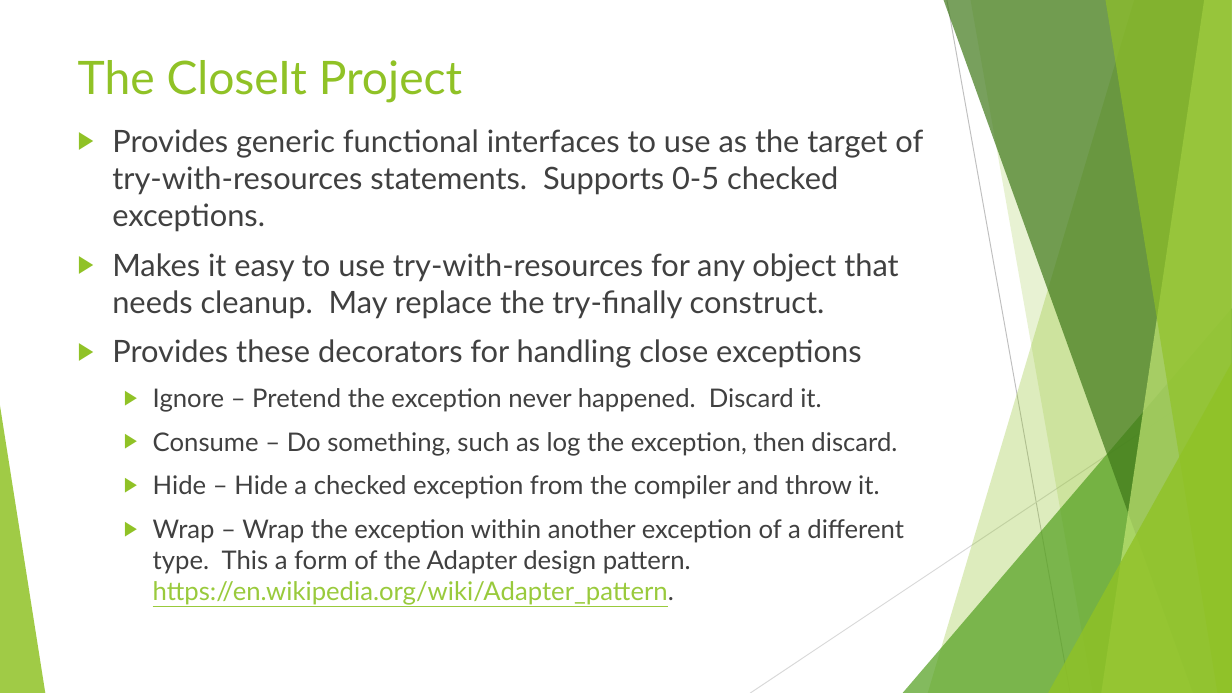
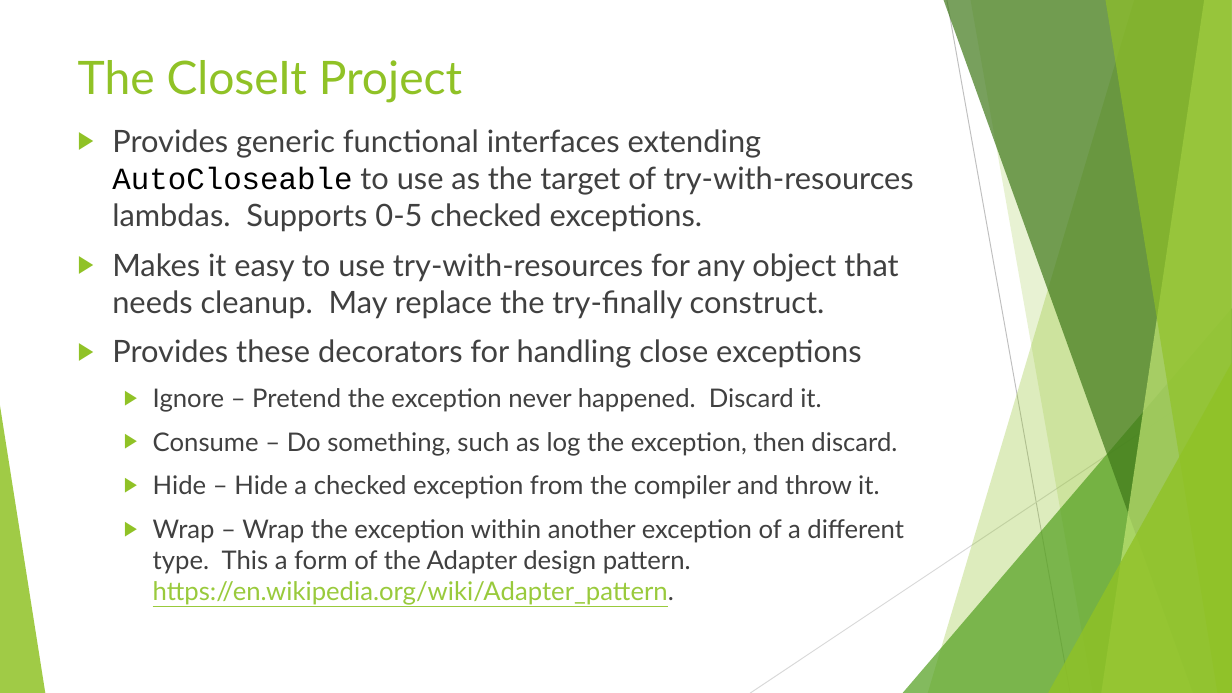
Before and after one commit to RichardRoda/2017-CodePaLOUsa-Lambda, a slide deck: slide 53 of Learning to Love the Lambda in the Stream.pptx. Drawn at 1232x693 pixels with LibreOffice and Linux fonts; fonts in the diff are those of the drawing. Boxes give left, top, right and bottom in pixels: in the first picture for what was removed or moved away, otherwise in the second. Text is boxed around its words. In the diff, an @@ line names an element or a change of style, - is before the commit and + after.

```diff
--- a/Learning to Love the Lambda in the Stream.pptx
+++ b/Learning to Love the Lambda in the Stream.pptx
@@ text at (112,129,914,232): text changed @@
-▶ Provides generic functional interfaces to use as the target of try-with-resources statements. Supports 0-5 checked exceptions.
+▶ Provides generic functional interfaces extending AutoCloseable to use as the target of try-with-resources lambdas. Supports 0-5 checked exceptions.
```
Also in this commit, not shown: 5 other slides changed, 1 other file.
